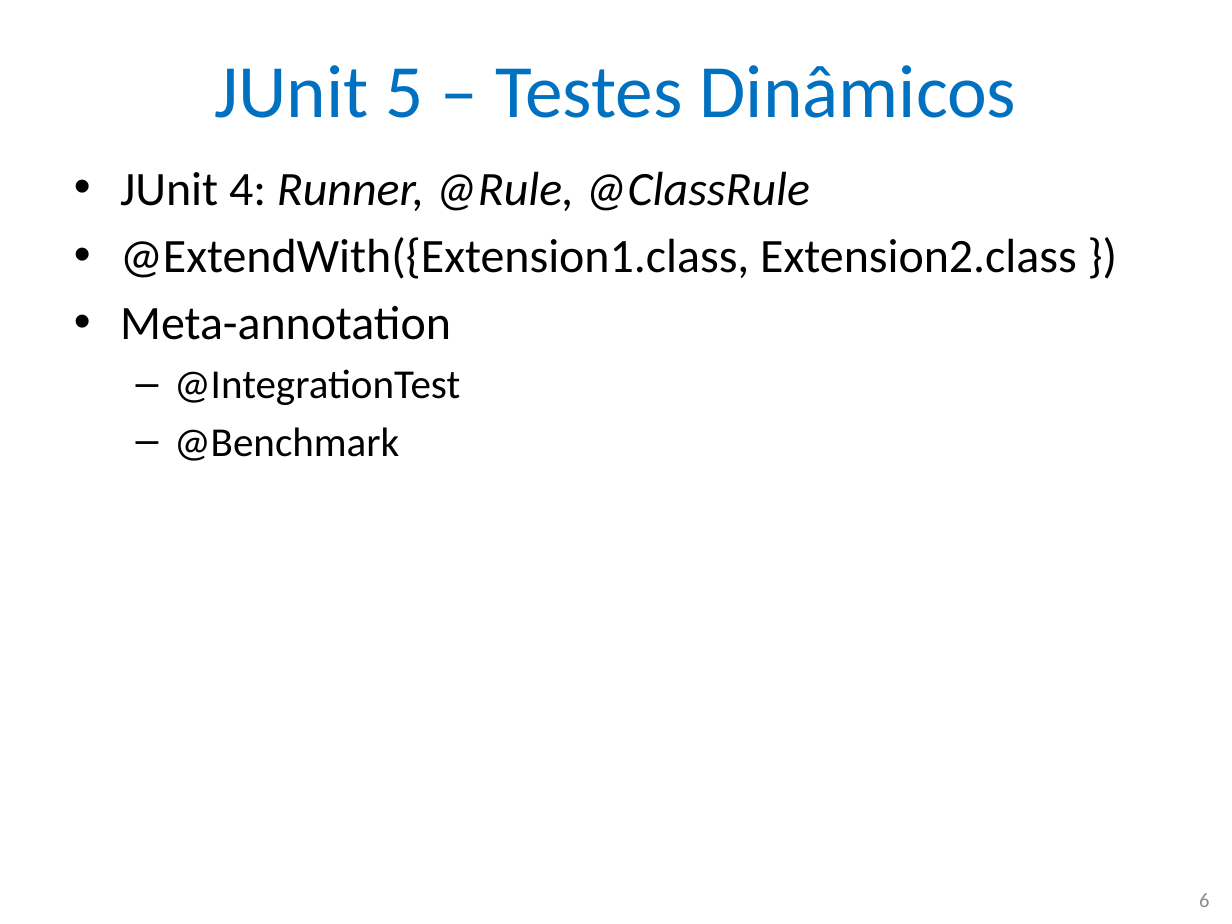
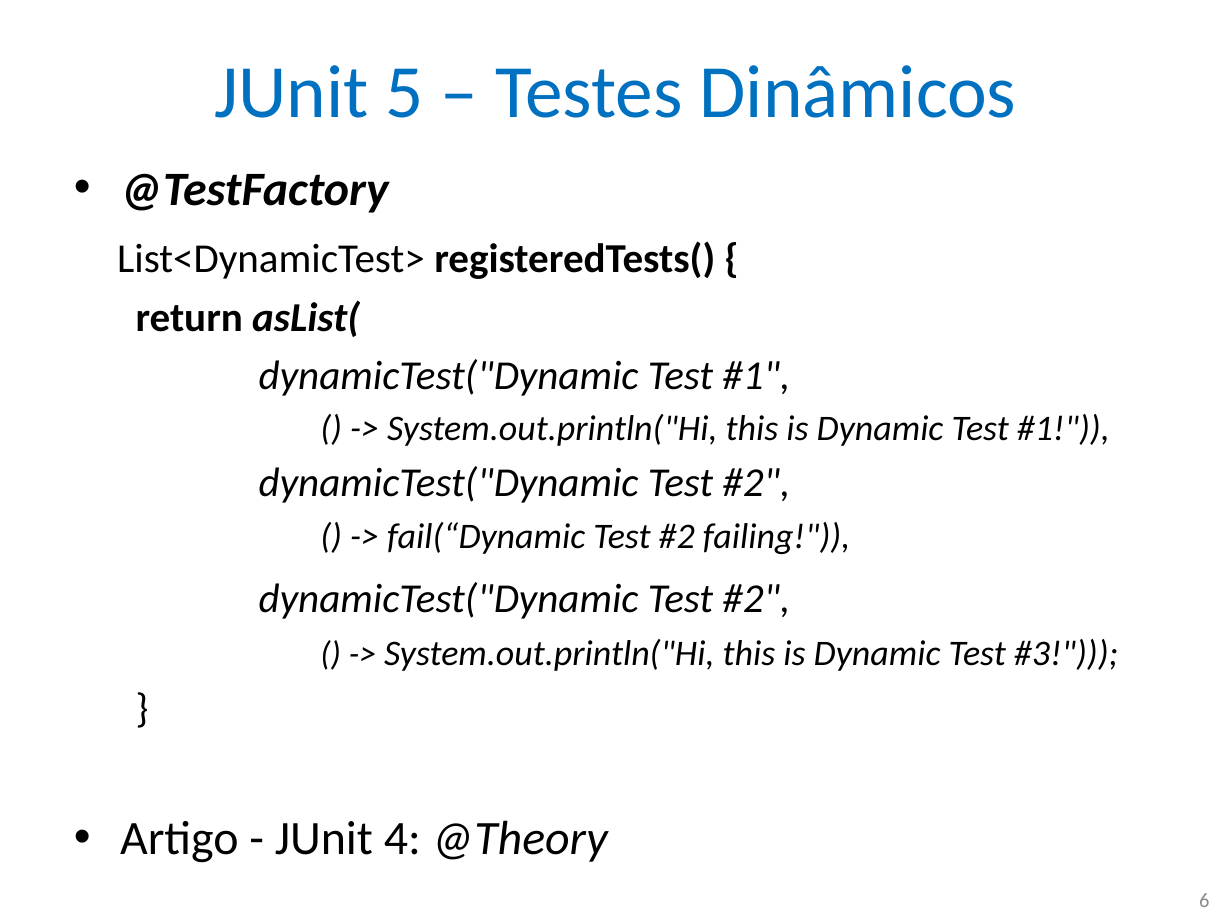
Before and after one commit to nascimentolwtn/INPE-CAP-385_DesenvolvimentoFrameworks, a slide deck: slide 6 of CAP385-00-Presentations/03-JUnit 5 Arquitetura e Pontos de Extensão/03-JUnit 5 - Arquitetura.pptx. Drawn at 1232x924 pixels with LibreOffice and Linux fonts; fonts in the diff are those of the drawing. Boxes give left, top, right and bottom in pixels: in the first picture for what was removed or moved away, otherwise in the second. Text is boxed around its words. In the diff, an @@ line names an element or a change of style, - is before the commit and + after.

Commit message:
Classe para exemplo de DynamicTest e slide pronto.

```diff
--- a/CAP385-00-Presentations/03-JUnit 5 Arquitetura e Pontos de Extensão/03-JUnit 5 - Arquitetura.pptx
+++ b/CAP385-00-Presentations/03-JUnit 5 Arquitetura e Pontos de Extensão/03-JUnit 5 - Arquitetura.pptx
@@ text at [117, 173, 1118, 863]: text changed; size 28 to 21 pt; italic on @@
-• JUnit 4: Runner, @Rule, @ClassRule
-• @ExtendWith({Extension1.class, Extension2.class })
-• Meta-annotation
-  – @IntegrationTest
-  – @Benchmark
+• @TestFactory
+List<DynamicTest> registeredTests() {
+  return asList(
+  dynamicTest("Dynamic Test #1",
+        () -> System.out.println("Hi, this is Dynamic Test #1!")),
+  dynamicTest("Dynamic Test #2",
+        () -> fail(“Dynamic Test #2 failing!")),
+  dynamicTest("Dynamic Test #2",
+        () -> System.out.println("Hi, this is Dynamic Test #3!")));
+  }
+• Artigo - JUnit 4: @Theory
```
Also in this commit, not shown: 1 other file.
